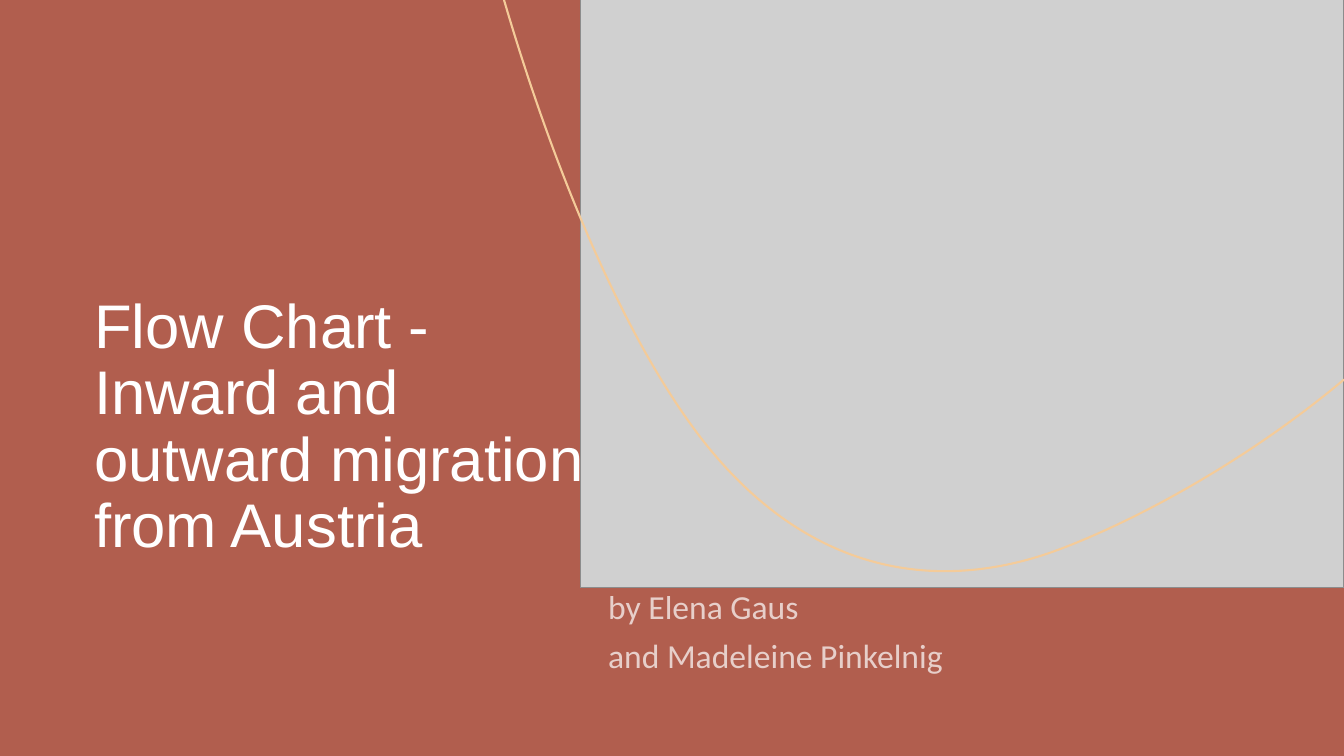
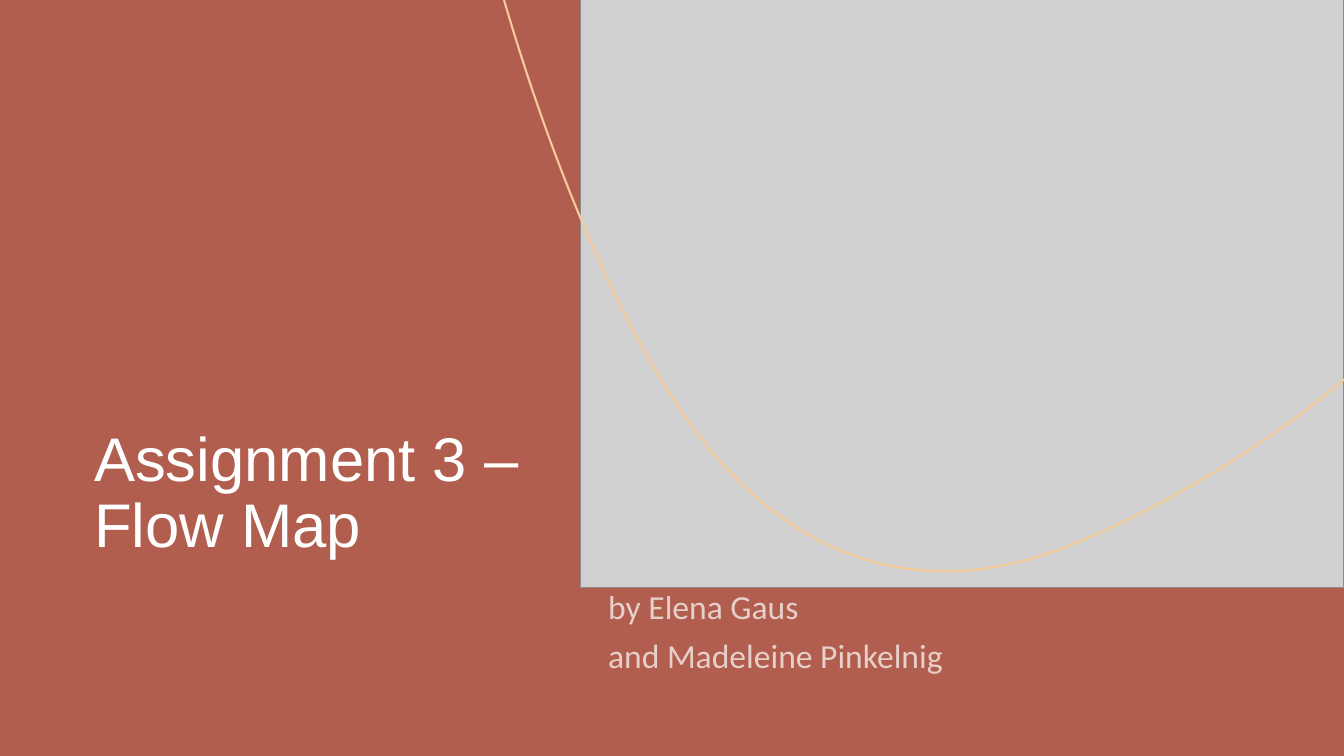
Before and after one commit to MadeByMel/geovisualisation, a slide deck: slide 1 of project_presentation.pptx. Drawn at 1344x756 pixels with LibreOffice and Linux fonts; fonts in the diff are those of the drawing; grey boxes stand for pictures. Boxes give left, top, right and bottom in pixels: in the first picture for what was removed or moved away, otherwise in the second. Text is boxed around its words. In the diff, an @@ line names an element or a change of style, - is before the commit and + after.

Commit message:
update pptx

```diff
--- a/project_presentation.pptx
+++ b/project_presentation.pptx
@@ title at bbox=[94, 436, 467, 559]: text changed @@
-Flow Chart - Inward and outward migration from Austria
+Assignment 3 – Flow Map
```
Also in this commit, not shown: 6 slides added, 6 slides removed.
